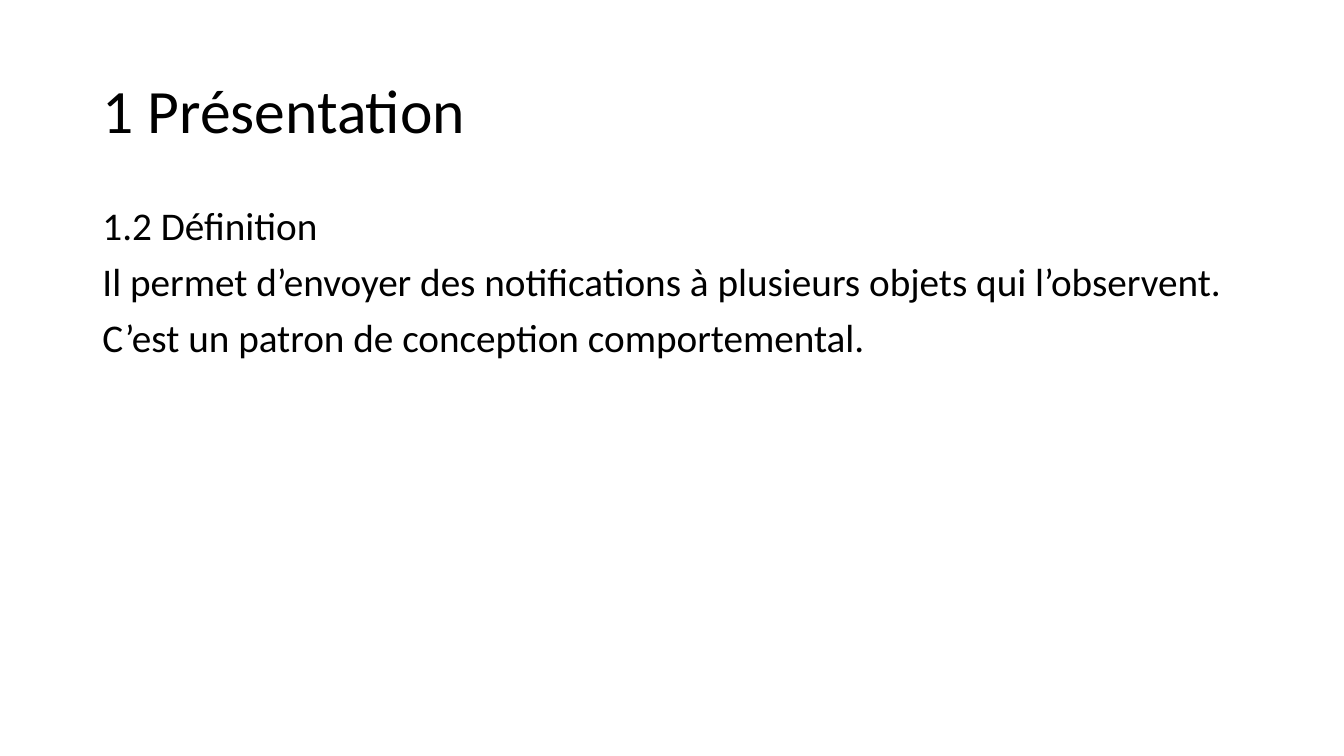
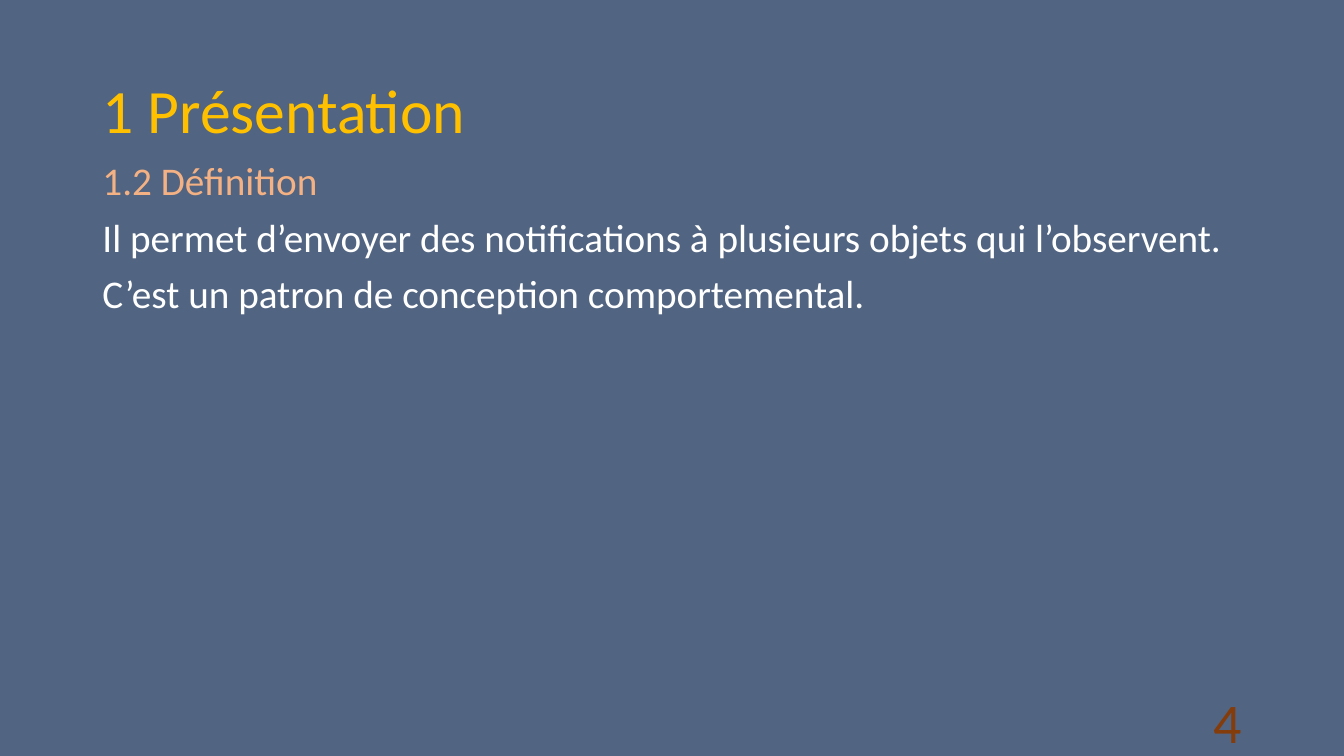
Before and after one commit to D-CRAVO/FORMATION-CDA-2210, a slide deck: slide 4 of 106_DesignPattern/Cours/Observateur/Observateur.pptx. Drawn at 1344x756 pixels with LibreOffice and Linux fonts; fonts in the diff are those of the drawing. Boxes give left, top, right and bottom in pixels: in the first picture for what was removed or moved away, otherwise in the second. Text is boxed around its words. In the diff, an @@ line names an element or a change of style, - is before the commit and + after.

```diff
--- a/106_DesignPattern/Cours/Observateur/Observateur.pptx
+++ b/106_DesignPattern/Cours/Observateur/Observateur.pptx
@@ background #FFFFFF to #526582 @@
@@ title "1 Présentation" at box(102, 90, 466, 134): text colour #000000 to #FFC000 @@
@@ text "1.2 Définition": place and size @@
-text "1.2 Définition" at box(102, 213, 1221, 359)
+text "1.2 Définition" at box(102, 168, 1221, 315)
@@ text "1.2 Définition" at box(102, 168, 1221, 315): text colour #000000 to #F4B183 in "1.2 Définition"; text colour #000000 to #FFFFFF in "Il permet d’envoyer des notifications à plusieurs ...", "C’est un patron de conception comportemental." @@
@@ page number added at box(1213, 707, 1241, 743), 40 pt, text #843C0B @@
+4
```
Also in this commit, not shown: 23 other slides changed, 1 slide added.
